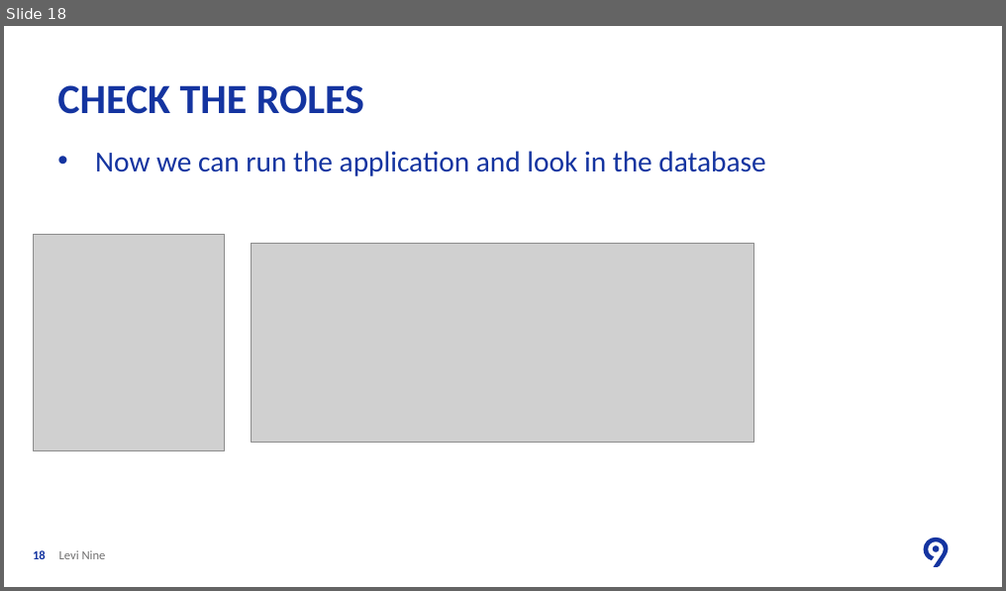
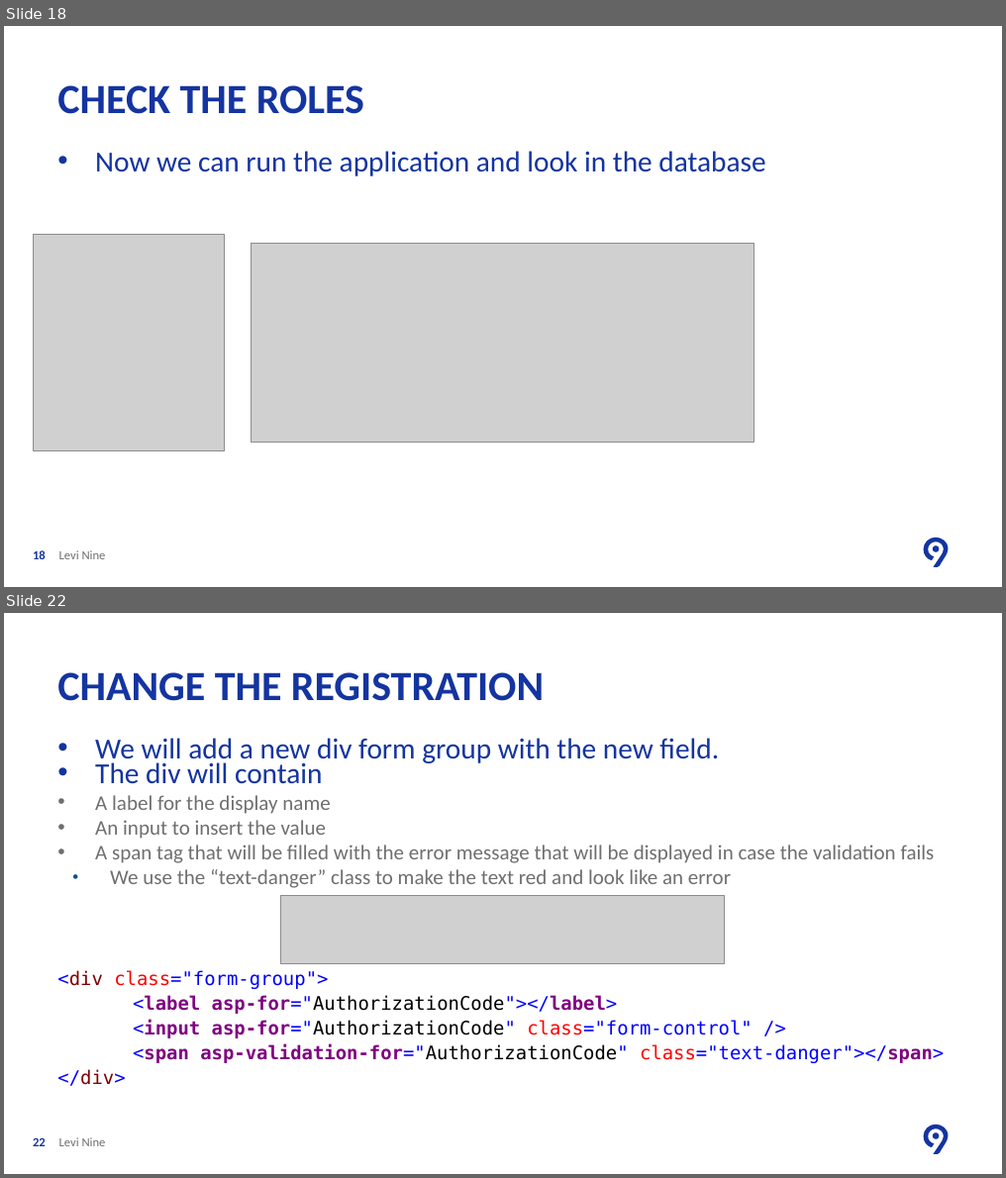
Before and after one commit to ancasturza/PracticaAC2018, a slide deck: PPT/L2/Lesson Two Create Web Application With Authentication.pptx. Shown one above the other, each under a label of ours: slide 18 before the commit, slides 18 and 22 after it; the slides between them are not shown. The pictures are 1006x591 and 1006x1178 pixels, drawn with LibreOffice and Linux fonts; fonts in the diff are those of the drawing; grey boxes stand for pictures; background and template pictures are left out. Boxes give left, top, right and bottom in pixels: in the first picture for what was removed or moved away, otherwise in the second. Text is boxed around its words. In the diff, an @@ line names an element or a change of style, - is before the commit and + after.

```diff
--- a/PPT/L2/Lesson Two Create Web Application With Authentication.pptx
+++ b/PPT/L2/Lesson Two Create Web Application With Authentication.pptx
@@ slide 22 added at box(4, 613, 1002, 1174), background #FFFFFF; not listed: 2 template elements that a slide beside it also shows @@
@@ title added at box(57, 672, 544, 701), 40 pt, text #1434A0, bold @@
+CHANGE THE REGISTRATION
@@ text added at box(57, 738, 944, 1086), 18 pt, text #706F6F @@
+• We will add a new div form group with the new field.
+• The div will contain
+  • A label for the display name
+  • An input to insert the value
+  • A span tag that will be filled with the error message that will be displayed in case the validation fails
+    • We use the “text-danger” class to make the text red and look like an error
+<div class="form-group">
+<label asp-for="AuthorizationCode"></label>
+<input asp-for="AuthorizationCode" class="form-control" />
+<span asp-validation-for="AuthorizationCode" class="text-danger"></span>
+</div>
@@ picture added at box(281, 896, 724, 964) @@
@@ page number added at box(33, 1138, 46, 1147), 12 pt, text #1434A0, bold @@
+22
@@ text added at box(59, 1138, 106, 1147), 12 pt, text #706F6F @@
+Levi Nine
```
Also in this commit, not shown: 10 other slides added, 5 other files.
